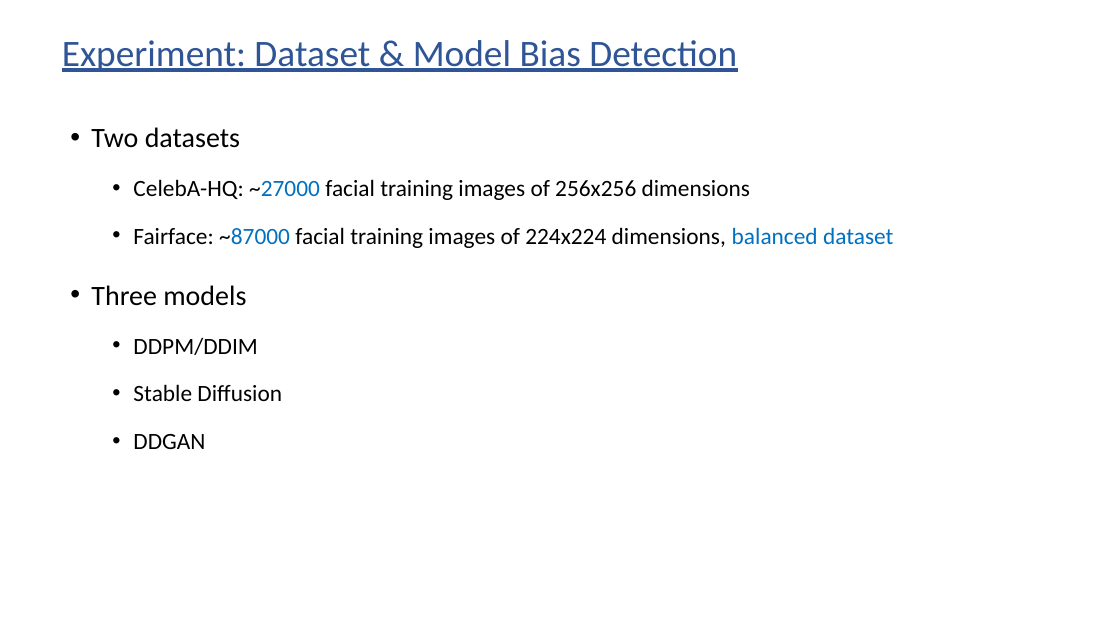
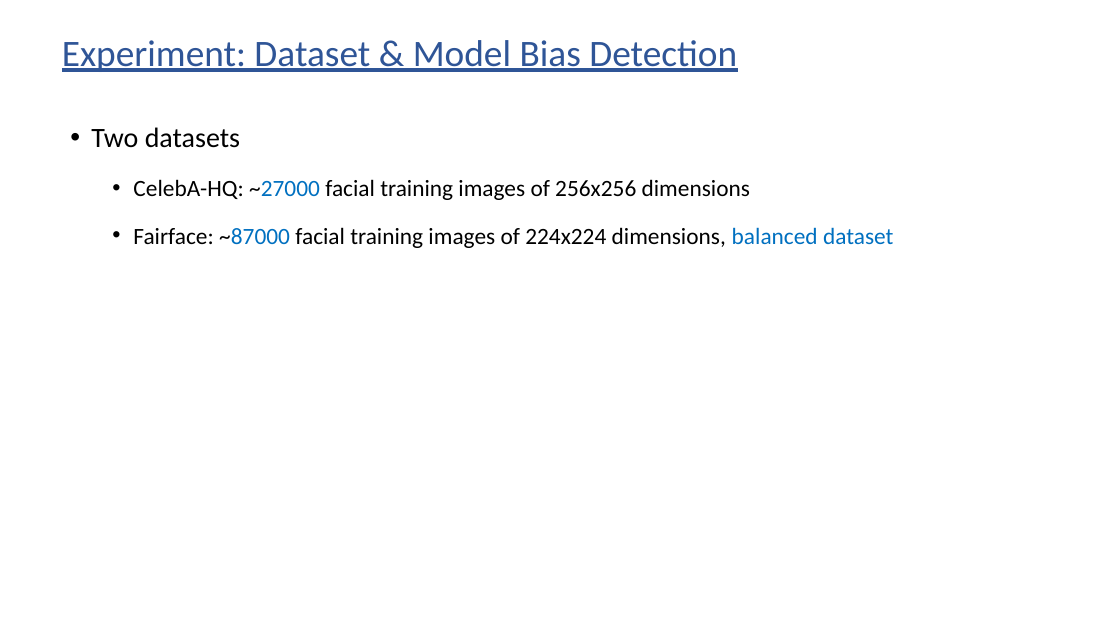
Before and after one commit to subirkumarparida/DDPM, a slide deck: slide 4 of Bias_Diffusion_v4.pptx (slide 6 before the commit). Drawn at 1120x630 pixels with LibreOffice and Linux fonts; fonts in the diff are those of the drawing. Boxes give left, top, right and bottom in pixels: in the first picture for what was removed or moved away, otherwise in the second. Text is boxed around its words. In the diff, an @@ line names an element or a change of style, - is before the commit and + after.

```diff
--- a/Bias_Diffusion_v4.pptx
+++ b/Bias_Diffusion_v4.pptx
@@ text at [91, 285, 282, 449]: paragraphs removed @@
-• Three models
-  • DDPM/DDIM
-  • Stable Diffusion
-  • DDGAN
```
Also in this commit, not shown: 10 other slides changed, 2 slides added.
